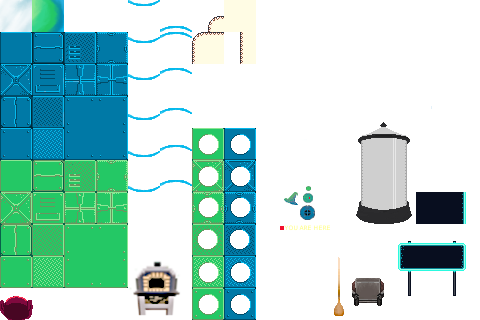
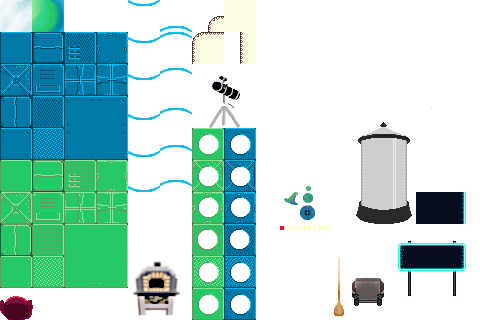
Layered file, before and after one edit (480 × 320). Changes by layer:
added layer "l" above "sessel" over 209, 76, 241, 128
